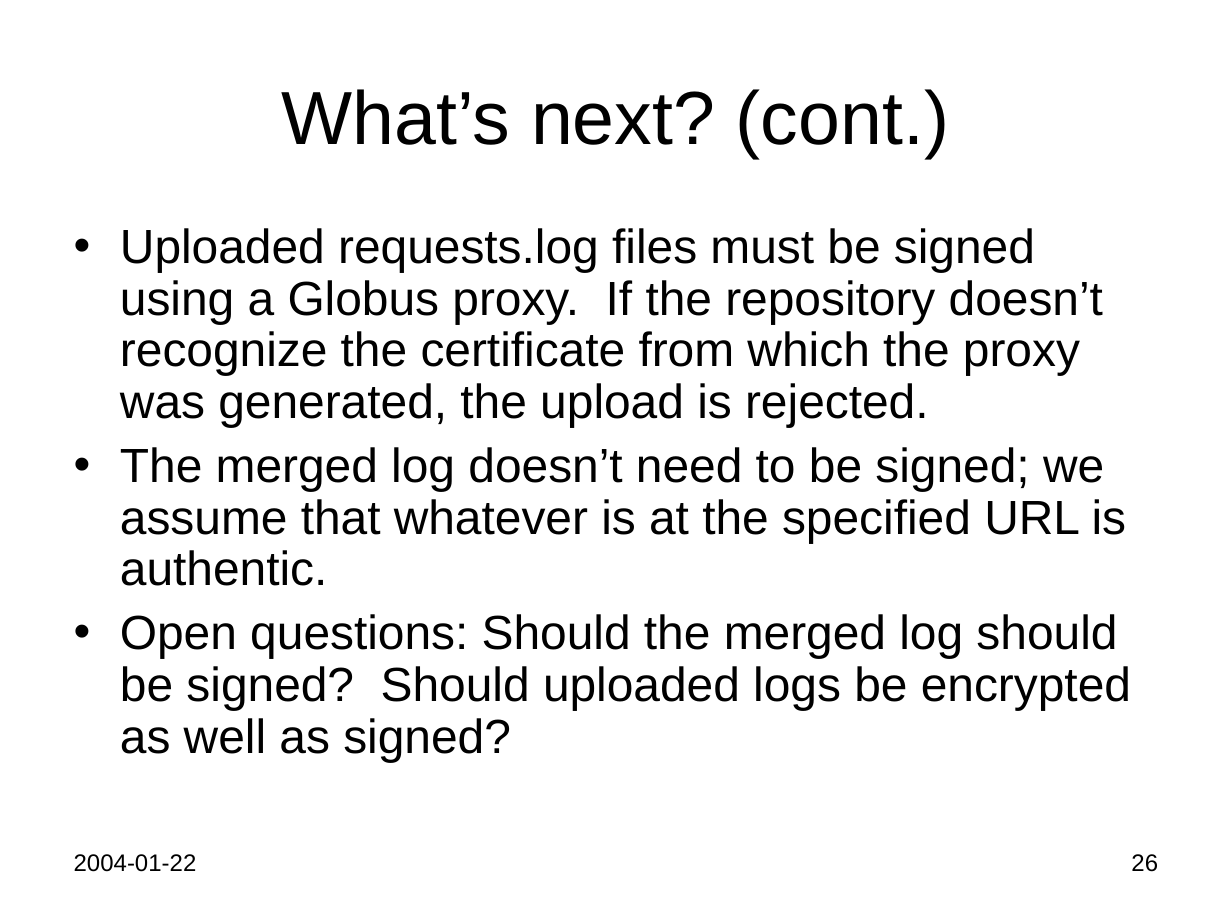
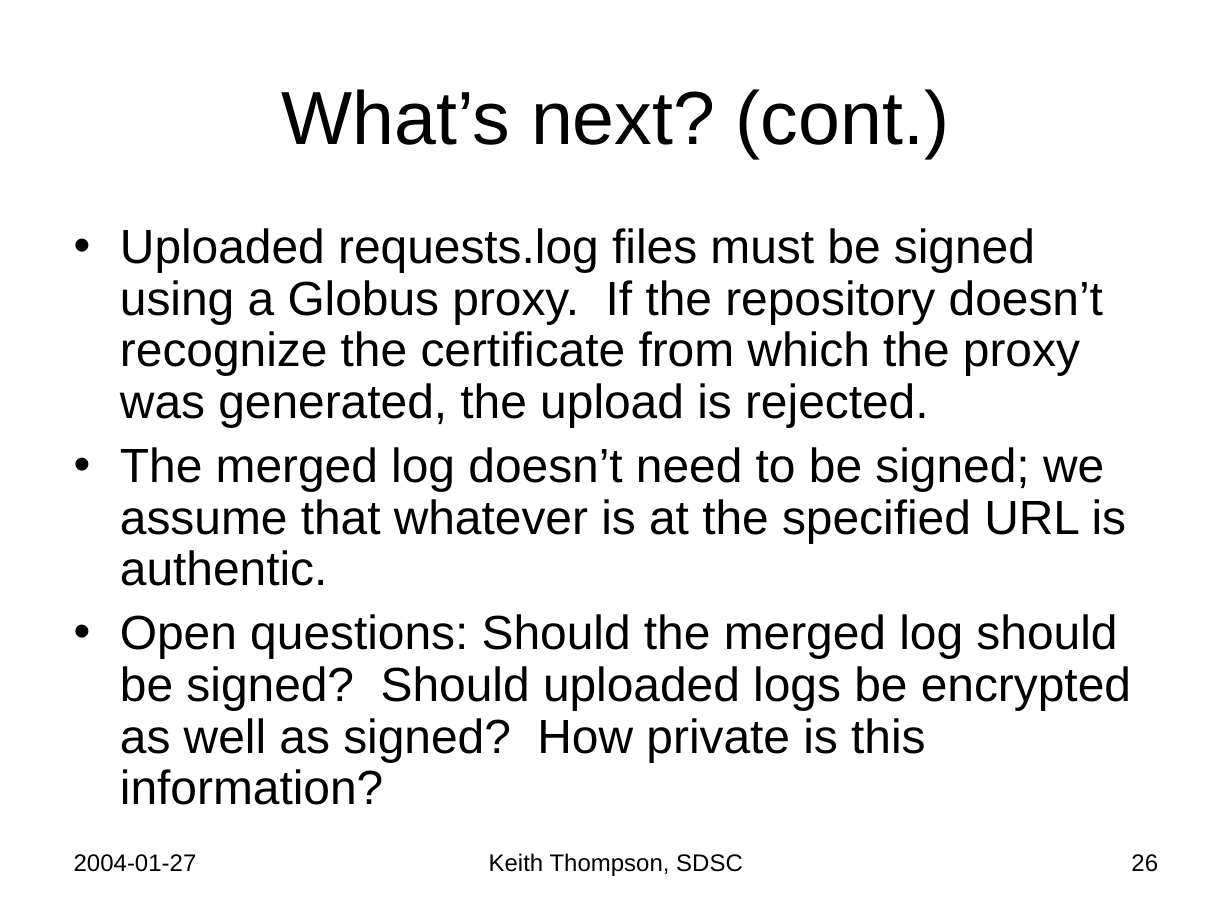
Before and after one commit to Keith-S-Thompson/gx-map, a slide deck: slide 26 of gx-map.ppt. Drawn at 1232x924 pixels with LibreOffice and Linux fonts; fonts in the diff are those of the drawing. Boxes give left, top, right and bottom in pixels: in the first picture for what was removed or moved away, otherwise in the second. Text is boxed around its words. In the diff, an @@ line names an element or a change of style, - is before the commit and + after.

```diff
--- a/gx-map.ppt
+++ b/gx-map.ppt
@@ text at bbox=[120, 614, 1131, 805]: text changed @@
-• Open questions: Should the merged log should be signed? Should uploaded logs be encrypted as well as signed?
+• Open questions: Should the merged log should be signed? Should uploaded logs be encrypted as well as signed? How private is this information?
@@ text at bbox=[74, 854, 197, 872]: text changed @@
-2004-01-22
+2004-01-27
@@ text added at bbox=[489, 853, 743, 876], 14 pt, text #000000 @@
+Keith Thompson, SDSC
```
Also in this commit, not shown: 29 other slides changed, 1 slide added.
